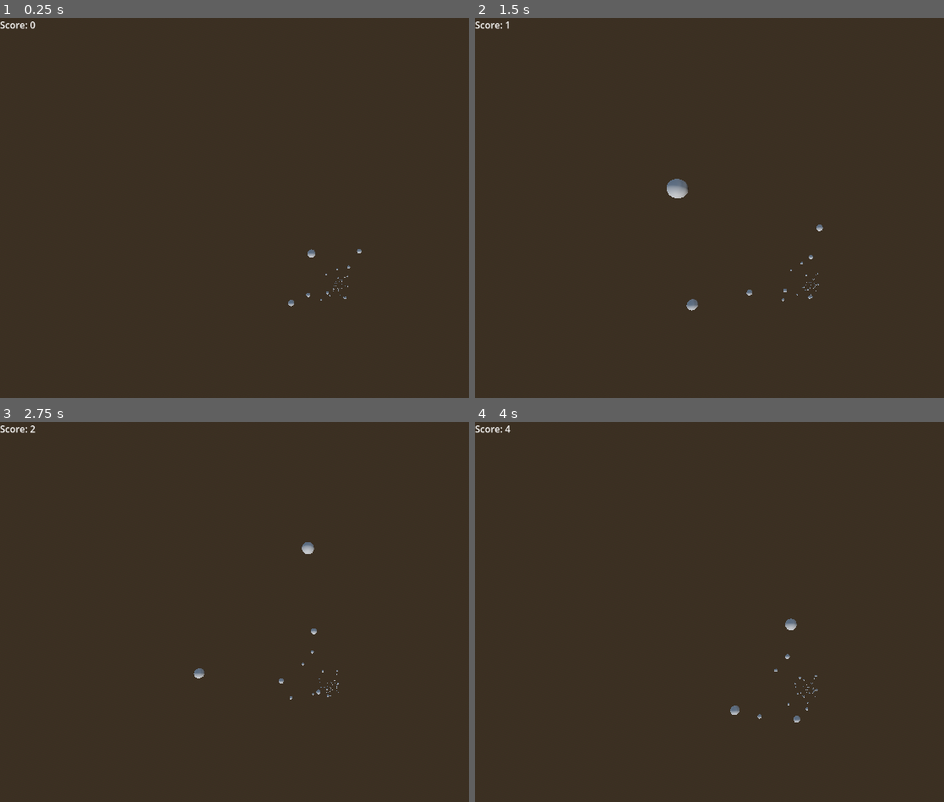
Above: before the commit, frames 1-4 (two rows, left to right).
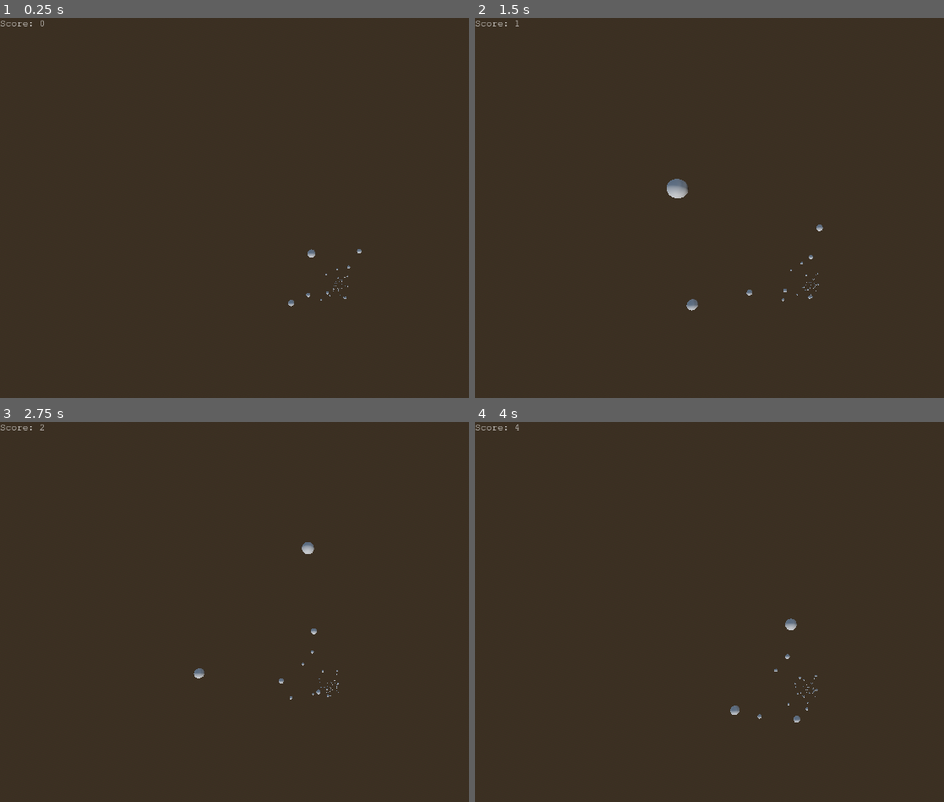
Above: after the commit, the same moments.

Repository: crfews/space-jam
Game: Godot game, scene res://testing/game.tscn
The game is run twice, just before and just after one commit, with the same random seed, the same clock (stepped at 60 frames per second) and the same inputs.
Inputs:
- Up to frame 1 (0.25 s): no input
- Up to frame 2 (1.5 s): tap Enter (ui_accept) at 0.5, 0.77 s; hold Right (ui_right) 0.53-1.28 s; hold Down (ui_down) from 1.28 s (still down)
- Up to frame 3 (2.75 s): tap Enter (ui_accept) at 1.52 s; release Down (ui_down) at 2.03 s; hold Right (ui_right) from 2.03 s (still down)
- Up to frame 4 (4 s): release Right (ui_right) at 2.78 s; hold Up (ui_up) 2.78-3.53 s; tap Enter (ui_accept) at 3.02, 3.77 s; hold Left (ui_left) from 3.53 s (still down)

The runs differ from the first frame. In frame 1, 0.1% of the frame differs, in the area x 0-10%, y 0-3%; in frame 2, 0.1%; in frame 3, 0.1%; in frame 4, 0.1%.

Commit message:
added courier new font to game, debugged game over UI

Diff:
--- a/project.godot
+++ b/project.godot
@@ -15,6 +15,10 @@
 config/features=PackedStringArray("4.6", "Forward Plus")
 config/icon="res://icon.svg"
 
+[gui]
+
+theme/custom_font="uid://vya642kj53dm"
+
 [input]
 
 esc={
--- a/testing/game.tscn
+++ b/testing/game.tscn
@@ -5,7 +5,7 @@
 [ext_resource type="PackedScene" uid="uid://bjqj3a7xlmdm2" path="res://testing/Astroid_test1.tscn" id="2_tnyjc"]
 [ext_resource type="Script" uid="uid://b1bo2wwvb3ryk" path="res://testing/scripts/character_body_3d.gd" id="3_tnyjc"]
 [ext_resource type="PackedScene" uid="uid://jn8fclqruu7o" path="res://scenes/pause_menu.tscn" id="4_gfiaf"]
-[ext_resource type="Script" uid="uid://ddsnkhhltc4yl" path="res://testing/scripts/game_over_menu.gd" id="5_2jpv7"]
+[ext_resource type="PackedScene" uid="uid://dkdymojd6p3l1" path="res://testing/game_over_menu.tscn" id="6_bqwuw"]
 
 [sub_resource type="ProceduralSkyMaterial" id="ProceduralSkyMaterial_p2kcu"]
 sky_horizon_color = Color(0.66224277, 0.6717428, 0.6867428, 1)
@@ -61,44 +61,10 @@
 
 [node name="PauseMenu" parent="CanvasLayer" unique_id=20219420 instance=ExtResource("4_gfiaf")]
 
-[node name="GameOverMenu" type="Control" parent="CanvasLayer" unique_id=1222220067]
-process_mode = 2
-layout_mode = 3
-anchors_preset = 0
-offset_right = 40.0
-offset_bottom = 40.0
-script = ExtResource("5_2jpv7")
-
-[node name="Playagain_button" type="Button" parent="CanvasLayer/GameOverMenu" unique_id=50303518]
-process_mode = 2
-layout_mode = 0
-offset_left = 271.0
-offset_top = 236.0
-offset_right = 358.0
-offset_bottom = 267.0
-text = "Play again"
-
-[node name="Quit_button" type="Button" parent="CanvasLayer/GameOverMenu" unique_id=1820164877]
-process_mode = 2
-layout_mode = 0
-offset_left = 290.0
-offset_top = 146.0
-offset_right = 332.0
-offset_bottom = 177.0
-text = "Quit"
-
-[node name="Label" type="Label" parent="CanvasLayer/GameOverMenu" unique_id=239702424]
-layout_mode = 0
-offset_left = 258.0
-offset_top = 63.0
-offset_right = 342.0
-offset_bottom = 86.0
-text = "Game over"
+[node name="GameOverMenu" parent="CanvasLayer" unique_id=2090029735 instance=ExtResource("6_bqwuw")]
 
 [node name="ScoreLabel" type="Label" parent="CanvasLayer" unique_id=1395104572]
 offset_right = 40.0
 offset_bottom = 23.0
 
 [connection signal="timeout" from="Gamemanager/Timer" to="Gamemanager" method="_on_timer_timeout"]
-[connection signal="pressed" from="CanvasLayer/GameOverMenu/Playagain_button" to="Gamemanager" method="_on_playagain_button_pressed"]
-[connection signal="pressed" from="CanvasLayer/GameOverMenu/Quit_button" to="Gamemanager" method="_on_quit_button_pressed"]
--- /dev/null
+++ b/testing/game_over_menu.tscn
@@ -0,0 +1,38 @@
+[gd_scene format=3 uid="uid://dkdymojd6p3l1"]
+
+[ext_resource type="Script" uid="uid://ddsnkhhltc4yl" path="res://testing/scripts/game_over_menu.gd" id="1_2mt5c"]
+
+[node name="GameOverMenu" type="Control" unique_id=2090029735]
+process_mode = 2
+layout_mode = 3
+anchors_preset = 0
+offset_right = 40.0
+offset_bottom = 40.0
+script = ExtResource("1_2mt5c")
+
+[node name="CenterContainer" type="CenterContainer" parent="." unique_id=756109670]
+layout_mode = 0
+offset_right = 1152.0
+offset_bottom = 648.0
+
+[node name="PanelContainer" type="PanelContainer" parent="CenterContainer" unique_id=844406210]
+layout_mode = 2
+
+[node name="VBoxContainer" type="VBoxContainer" parent="CenterContainer/PanelContainer" unique_id=1128195393]
+layout_mode = 2
+
+[node name="GameOver_Label" type="Label" parent="CenterContainer/PanelContainer/VBoxContainer" unique_id=31776524]
+layout_mode = 2
+theme_override_font_sizes/font_size = 48
+text = "Game over"
+horizontal_alignment = 1
+
+[node name="Playagain_button" type="Button" parent="CenterContainer/PanelContainer/VBoxContainer" unique_id=1828886462]
+process_mode = 2
+layout_mode = 2
+text = "Play again"
+
+[node name="Quit_button" type="Button" parent="CenterContainer/PanelContainer/VBoxContainer" unique_id=838564655]
+process_mode = 2
+layout_mode = 2
+text = "Quit"
Binary file added: resources/Courier New.ttf
Not shown, added: resources/Courier New.ttf.import
Renamed: resources/TitleScreen.tscn -> scenes/TitleScreen.tscn
